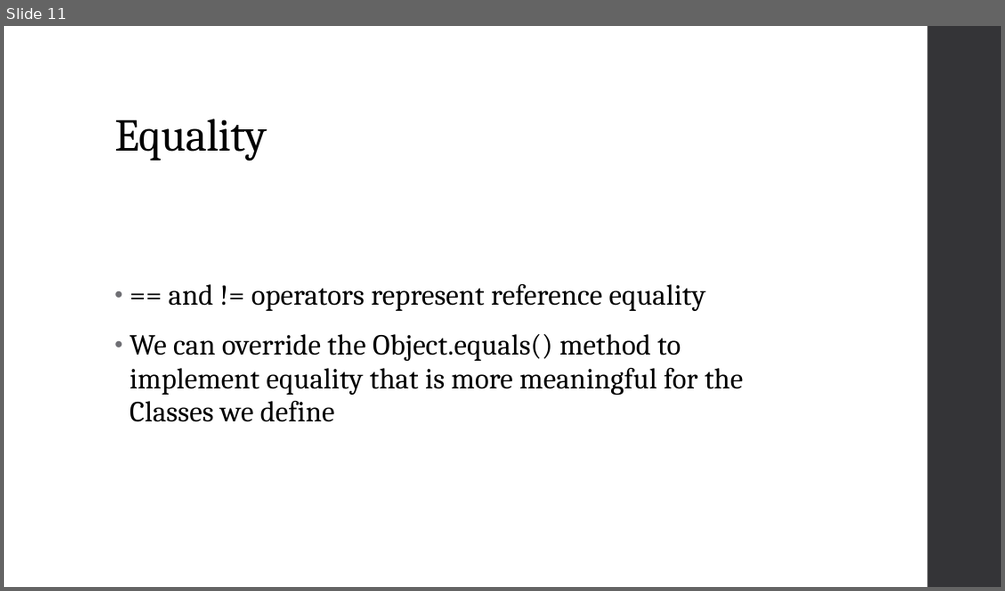
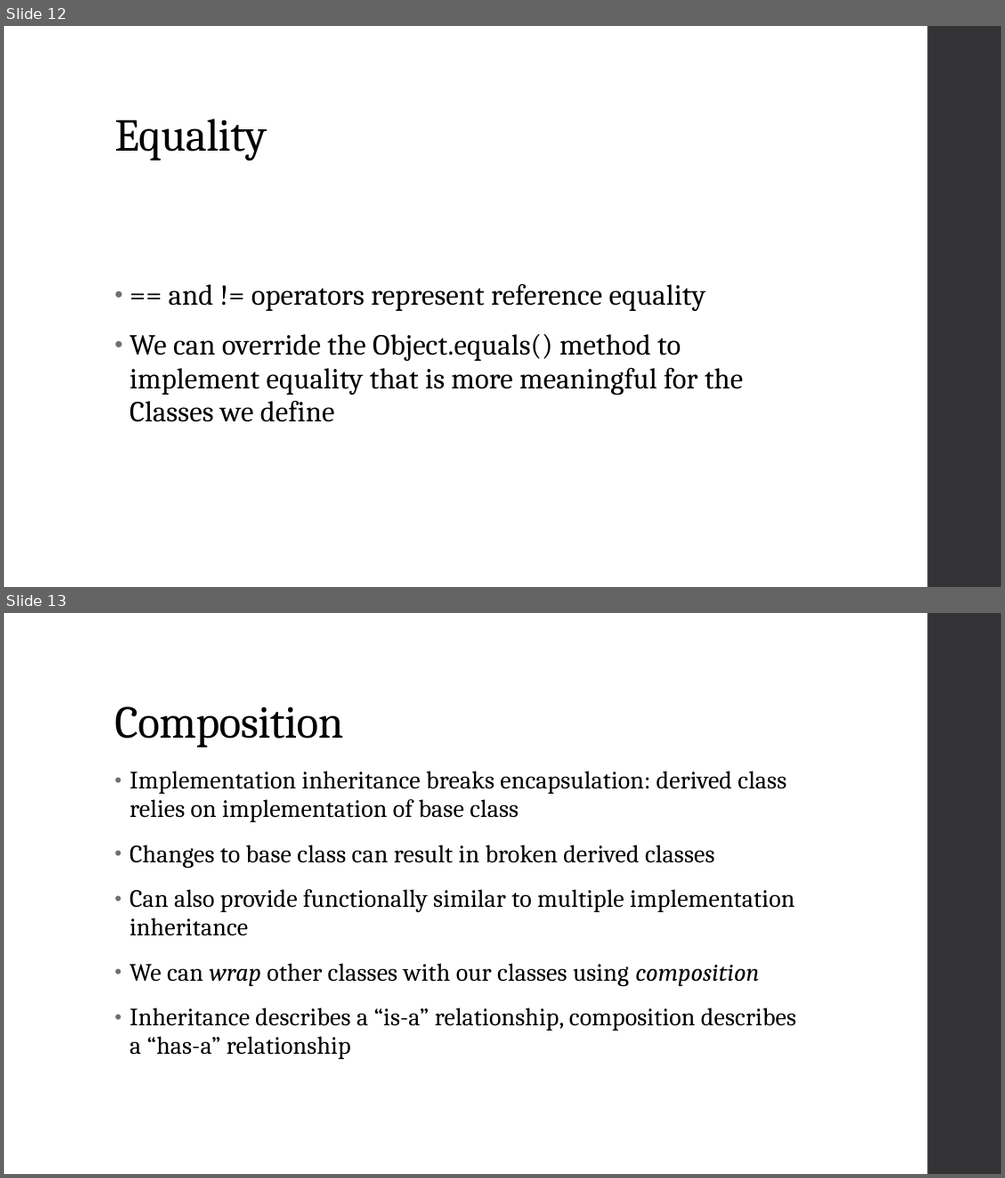
Before and after one commit to zarthur/CSCC-Fundamentals-Android-Notes, a slide deck: week_07_08/week_07_08.pptx. Shown one above the other, each under a label of ours: slide 11 before the commit, slides 12 and 13 after it. The pictures are 1005x591 and 1005x1178 pixels, drawn with LibreOffice and Linux fonts; fonts in the diff are those of the drawing. Boxes give left, top, right and bottom in pixels: in the first picture for what was removed or moved away, otherwise in the second. Text is boxed around its words. In the diff, an @@ line names an element or a change of style, - is before the commit and + after.

```diff
--- a/week_07_08/week_07_08.pptx
+++ b/week_07_08/week_07_08.pptx
@@ slide 13 added at (x1=4, y1=613, x2=1001, y2=1174), background #FFFFFF; not listed: 1 template element that a slide beside it also shows @@
@@ title added at (x1=114, y1=706, x2=343, y2=747), 44 pt, text #000000 @@
+Composition
@@ text added at (x1=129, y1=771, x2=796, y2=1059), 24 pt, text #000000 @@
+• Implementation inheritance breaks encapsulation: derived class relies on implementation of base class
+• Changes to base class can result in broken derived classes
+• Can also provide functionally similar to multiple implementation inheritance
+• We can wrap other classes with our classes using composition
+• Inheritance describes a “is-a” relationship, composition describes a “has-a” relationship
@@ what was slide 11 is now slide 12 @@
```
Also in this commit, not shown: 4 other slides added.
